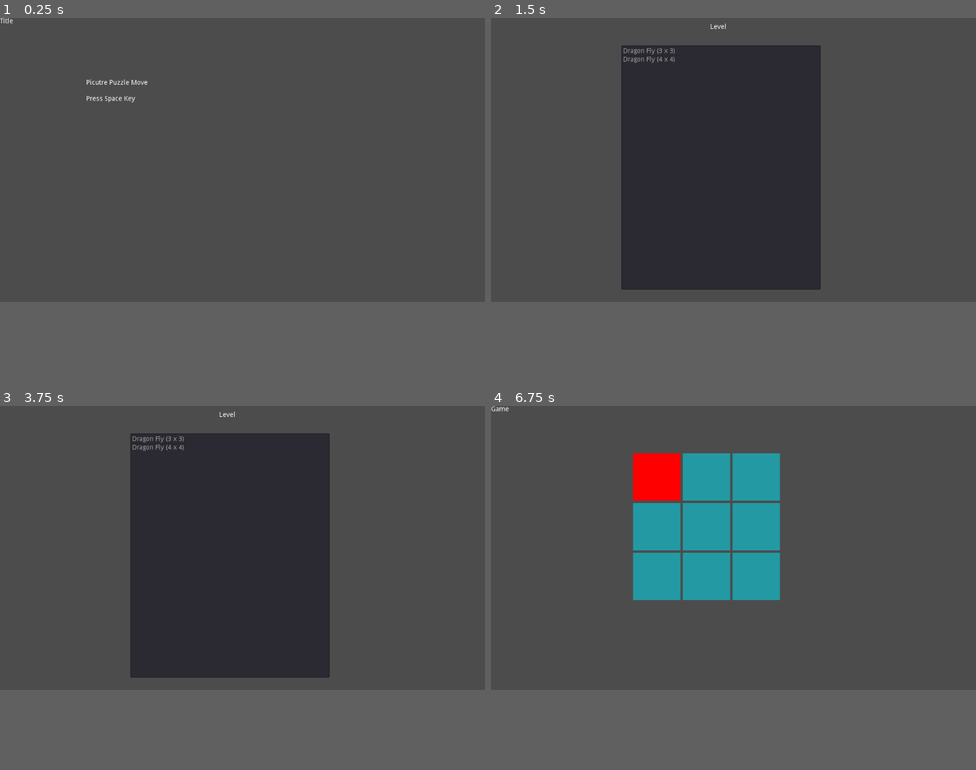
Above: before the commit, frames 1-4 (two rows, left to right).
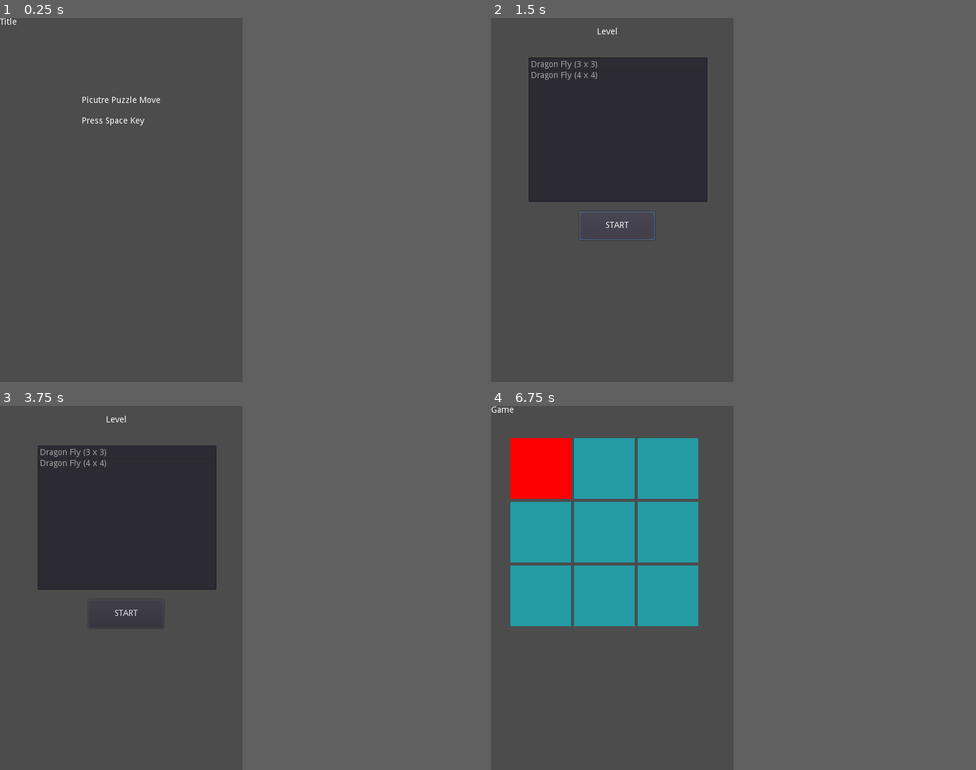
Above: after the commit, the same moments.

Repository: hrk4649/picture_puzzle_move
Game: Godot game, scene res://Main.tscn
Two runs of this game, one before a commit and one after it. Both use one fixed random seed, a clock stepped at 60 frames per second and the inputs below.
Inputs (mouse positions are in pixels of both pictures, inside the frame that each line leads up to):
- Up to frame 1 (0.25 s): no input
- Up to frame 2 (1.5 s): tap Space at 0.5 s; move the mouse to (840, 145) at 0.52 s; hold Right (ui_right) 0.53-1.25 s; hold Enter (ui_accept) 0.53-1.25 s; click (840, 145) at 0.67 s; click (743, 181) at 1.25 s, where only the run after the commit has a clickable "START"
- Up to frame 3 (3.75 s): click (252, 569) at 2 s, where only the run after the commit has a clickable "START"; tap Enter (ui_accept) at 2.75, 3.5 s; drag from (145, 562) to (218, 606) at 2.77 s; move the mouse to (291, 486) at 3.52 s; hold Right (ui_right) from 3.53 s (still down); hold Enter (ui_accept) from 3.53 s (still down); click (291, 486) at 3.67 s
- Up to frame 4 (6.75 s): release Right (ui_right) at 4.25 s; release Enter (ui_accept) at 4.25 s; drag from (709, 606) to (588, 504) at 4.27 s; tap Enter (ui_accept) at 5 s; move the mouse to (879, 591) at 5.02 s; hold Left (ui_left) 5.03-5.75 s; hold Enter (ui_accept) 5.03-5.75 s; click (879, 591) at 5.17 s; drag from (588, 504) to (660, 478) at 5.77 s; move the mouse to (757, 547) at 6.52 s; hold Down (ui_down) from 6.53 s (still down); hold Enter (ui_accept) from 6.53 s (still down); click (757, 547) at 6.67 s
The window is 800x468 before the commit and 400x600 after it. Grey fills any space a smaller window leaves; there, only what the larger window draws over its background counts as a difference.

The runs differ from the first frame. In frame 1, 0.4% of the frame differs, in the area x 0-33%, y 0-30%; in frame 2, 28%, in the area x 7-68%, y 1-75%; in frame 3, 28%; in frame 4, 22%.

Commit message:
can play on Android Chrome

Diff:
--- a/Board.gd
+++ b/Board.gd
@@ -4,6 +4,8 @@
 var num_pieces:int = 9
 
 var piece_size:Vector2 = Vector2(100,100)
+
+var margin = 0.05
 
 # int array
 var pieces:Array = []
@@ -62,14 +64,22 @@
 func get_piece_num(x:int, y:int) -> int:
     return x + get_num_piece_x() * y
 
-func get_display_position(n:int) -> Vector2:
+func get_viewport_position(n:int) -> Vector2:
     return Vector2(get_piece_x(n) * piece_size.x, get_piece_y(n) * piece_size.y)
 
-func get_display_num(point:Vector2) ->int:
+func get_board_position(n:int) -> Vector2:
+    return Vector2(
+        get_piece_x(n) * piece_size.x * (1.0 + margin),
+        get_piece_y(n) * piece_size.y * (1.0 + margin))
+
+func get_board_cursol(n:int) -> Vector2:
+    return Vector2(get_piece_x(n), get_piece_y(n))
+
+func get_board_num(point:Vector2) ->int:
     pass
     var result:int = -1
     for num in range(0, num_pieces):
-        var rect = Rect2(get_display_position(num), piece_size)
+        var rect = Rect2(get_board_position(num), piece_size)
         if rect.has_point(point):
             result = num
             break
--- a/Game.gd
+++ b/Game.gd
@@ -66,6 +66,8 @@
 
     if event.is_action_pressed("ui_accept") and !key_hook:
         key_pressed = true
+    elif event is InputEventMouseButton and event.button_index == BUTTON_LEFT and event.pressed:
+        key_pressed = true
 
     if key_pressed and !key_hook:
         game_state = GameState.PLAY
@@ -79,6 +81,12 @@
 
 func input_play(event):
     pass
+    if event is InputEventKey:
+        return input_play_key(event)
+    elif event is InputEventMouseButton:
+        return input_play_mouse(event)
+
+func input_play_key(event):
 
     var key_pressed = false
 
@@ -104,35 +112,64 @@
         accept_pressed = true
         key_pressed = true
 
-
     if key_pressed and !key_hook:
         pass
-        cursol.x = wrapi(cursol.x + dx, 0, int(sqrt(num_pieces)))
-        cursol.y = wrapi(cursol.y + dy, 0, int(sqrt(num_pieces)))
+        cursol.x = wrapi(cursol.x + dx, 0, board.get_num_piece_x())
+        cursol.y = wrapi(cursol.y + dy, 0, board.get_num_piece_y())
 
         if accept_pressed:
-            if grabbedPiece == null:
-                grabbedPiece = Vector2(cursol)
-                # for debug
-                # game_clear()
-            else:
-                pass
-                # change piece
-                var piece1_idx = board.get_piece_num(grabbedPiece.x, grabbedPiece.y)
-                var piece2_idx = board.get_piece_num(cursol.x, cursol.y)
-                var piece1_value = board.pieces[piece1_idx]
-                var piece2_value = board.pieces[piece2_idx]
-                board.pieces[piece1_idx] = piece2_value
-                board.pieces[piece2_idx] = piece1_value
-                move_pieces()
-                # reset
-                grabbedPiece = null
-                # game clear check
-                if board.is_all_piece_on_correct_place():
-                    game_clear()
+            input_play_select()
+
         print_input()
 
     return key_pressed
+
+func input_play_mouse(event):
+    print("input_play_mouse:position:" +str(event.position) + " global:" + str(event.global_position))
+
+    # assume pressed if index is not BUTTON_LEFT
+    if event.button_index != BUTTON_LEFT:
+        return true
+
+    if event.pressed == false:
+        return false
+
+    var key_pressed = false
+
+    # check which piece is pressed
+    var num = board.get_board_num(event.position - top_left_position)
+    if num != -1:
+        cursol = board.get_board_cursol(num)
+        key_pressed = true
+
+    print("input_play_mouse:num:" +str(num) + " cursol:" + str(cursol))
+
+    if key_pressed and !key_hook:
+        input_play_select()
+
+    return key_pressed
+
+func input_play_select():
+    pass
+    if grabbedPiece == null:
+        grabbedPiece = Vector2(cursol)
+        # for debug
+        # game_clear()
+    else:
+        pass
+        # change piece
+        var piece1_idx = board.get_piece_num(grabbedPiece.x, grabbedPiece.y)
+        var piece2_idx = board.get_piece_num(cursol.x, cursol.y)
+        var piece1_value = board.pieces[piece1_idx]
+        var piece2_value = board.pieces[piece2_idx]
+        board.pieces[piece1_idx] = piece2_value
+        board.pieces[piece2_idx] = piece1_value
+        move_pieces()
+        # reset
+        grabbedPiece = null
+        # game clear check
+        if board.is_all_piece_on_correct_place():
+            game_clear()
 
 func game_clear():
     game_state = GameState.FINISH
@@ -154,6 +191,8 @@
     var key_pressed = false
     if event.is_action_pressed("ui_accept"):
         key_pressed = true
+    elif event is InputEventMouseButton and event.button_index == BUTTON_LEFT and event.pressed:
+        key_pressed = true
 
     if key_pressed and !key_hook:
         print_input()
@@ -196,21 +235,9 @@
         var tr = pieces[i]
         var atlas_tex = AtlasTexture.new()
         atlas_tex.atlas = tex
-        var position = get_picture_position(i)
+        var position = board.get_viewport_position(i)
         atlas_tex.region = Rect2(position, piece_size)
         tr.texture = atlas_tex
-
-func get_initial_position(idx = 0):
-    var num = int(sqrt(num_pieces))
-    var x = (idx % num) * piece_size.x * 1.05
-    var y = int(idx / num) * piece_size.y * 1.05
-    return Vector2(x,y)
-
-func get_picture_position(idx = 0):
-    var num = int(sqrt(num_pieces))
-    var x = (idx % num) * piece_size.x
-    var y = int(idx / num) * piece_size.y
-    return Vector2(x,y)
 
 func init_game(level, num_pieces):
     pass
@@ -232,7 +259,7 @@
     for i in range(0, num_pieces):
         #var tr = TextureRect.new()
         var tr = Piece.instance()
-        var position = get_initial_position(i) + top_left_position
+        var position = board.get_board_position(i) + top_left_position
         tr.set_position(position)
         tr.set_size(piece_size)
 
@@ -246,7 +273,7 @@
     for idx in range(0, num_pieces):
         var idx_p = board.pieces[idx]
         var tr = pieces[idx_p]
-        var position = get_initial_position(idx) + top_left_position
+        var position = board.get_board_position(idx) + top_left_position
         tr.set_position(position)
 
 func stop_game():
--- a/Game.tscn
+++ b/Game.tscn
@@ -20,14 +20,13 @@
 render_target_update_mode = 3
 
 [node name="PieceTopLeft" type="Position2D" parent="."]
-position = Vector2( 300, 100 )
+position = Vector2( 32, 53 )
 
 [node name="GameClear" type="Label" parent="."]
-visible = false
-margin_left = 397.0
-margin_top = 181.0
-margin_right = 520.0
-margin_bottom = 271.0
+margin_left = 131.0
+margin_top = 157.0
+margin_right = 254.0
+margin_bottom = 247.0
 text = "Game Clear"
 __meta__ = {
 "_edit_use_anchors_": false
--- a/Level.gd
+++ b/Level.gd
@@ -20,9 +20,21 @@
     $ItemList.grab_focus()
     #$ItemList.select(0)
 
+func choose_level(index):
+    var level = "dragon_fly"
+    var num_pieces = 9
+    get_parent().change_scene_game(level, num_pieces)
+
+func _on_Button_pressed():
+    pass # Replace with function body.
+    var items = $ItemList.get_selected_items()
+    if items != null and items.size() == 1:
+        $ItemList.unselect_all()
+        var index = items[0]
+        choose_level(index)
+
+
 func _on_ItemList_item_activated(index):
     pass # Replace with function body.
     $ItemList.unselect_all()
-    var level = "dragon_fly"
-    var num_pieces = 9
-    get_parent().change_scene_game(level, num_pieces)
+    choose_level(index)
--- a/Level.tscn
+++ b/Level.tscn
@@ -6,24 +6,37 @@
 script = ExtResource( 1 )
 
 [node name="Label" type="Label" parent="."]
-margin_left = 463.0
-margin_top = 12.0
-margin_right = 503.0
-margin_bottom = 26.0
+margin_left = 175.0
+margin_top = 16.0
+margin_right = 215.0
+margin_bottom = 30.0
 text = "Level"
 __meta__ = {
 "_edit_use_anchors_": false
 }
 
 [node name="ItemList" type="ItemList" parent="."]
-margin_left = 275.0
-margin_top = 58.0
-margin_right = 696.0
-margin_bottom = 574.0
+margin_left = 62.0
+margin_top = 65.0
+margin_right = 357.0
+margin_bottom = 303.0
+focus_next = NodePath("../Button")
 items = [ "Dragon Fly (3 x 3)", null, false, "Dragon Fly (4 x 4)", null, false ]
 allow_reselect = true
 __meta__ = {
 "_edit_use_anchors_": false
 }
 
+[node name="Button" type="Button" parent="."]
+margin_left = 146.0
+margin_top = 319.0
+margin_right = 270.0
+margin_bottom = 366.0
+focus_next = NodePath("../ItemList")
+text = "START"
+__meta__ = {
+"_edit_use_anchors_": false
+}
+
 [connection signal="item_activated" from="ItemList" to="." method="_on_ItemList_item_activated"]
+[connection signal="pressed" from="Button" to="." method="_on_Button_pressed"]
--- a/Title.gd
+++ b/Title.gd
@@ -23,6 +23,8 @@
 
     if event.is_action_pressed("ui_accept"):
         key_pressed = true
+    elif event is InputEventMouseButton and event.button_index == BUTTON_LEFT and event.pressed:
+        key_pressed = true
 
     if key_pressed and !key_hook:
         get_parent().change_scene_level()
--- a/Title.tscn
+++ b/Title.tscn
@@ -14,10 +14,10 @@
 }
 
 [node name="Label2" type="Label" parent="."]
-margin_left = 182.0
-margin_top = 130.0
-margin_right = 222.0
-margin_bottom = 144.0
+margin_left = 135.0
+margin_top = 129.0
+margin_right = 265.0
+margin_bottom = 177.0
 text = "Picutre Puzzle Move
 
 Press Space Key"
--- a/project.godot
+++ b/project.godot
@@ -14,11 +14,30 @@
 run/main_scene="res://Main.tscn"
 config/icon="res://icon.png"
 
+[display]
+
+window/size/width=400
+window/size/resizable=false
+window/stretch/mode="2d"
+window/stretch/aspect="keep"
+
+[input]
+
+ui_accept={
+"deadzone": 0.5,
+"events": [ Object(InputEventKey,"resource_local_to_scene":false,"resource_name":"","device":0,"alt":false,"shift":false,"control":false,"meta":false,"command":false,"pressed":false,"scancode":16777221,"physical_scancode":0,"unicode":0,"echo":false,"script":null)
+, Object(InputEventKey,"resource_local_to_scene":false,"resource_name":"","device":0,"alt":false,"shift":false,"control":false,"meta":false,"command":false,"pressed":false,"scancode":16777222,"physical_scancode":0,"unicode":0,"echo":false,"script":null)
+, Object(InputEventKey,"resource_local_to_scene":false,"resource_name":"","device":0,"alt":false,"shift":false,"control":false,"meta":false,"command":false,"pressed":false,"scancode":32,"physical_scancode":0,"unicode":0,"echo":false,"script":null)
+, Object(InputEventJoypadButton,"resource_local_to_scene":false,"resource_name":"","device":0,"button_index":0,"pressure":0.0,"pressed":false,"script":null)
+ ]
+}
+
 [physics]
 
 common/enable_pause_aware_picking=true
 
 [rendering]
 
+quality/driver/driver_name="GLES2"
 vram_compression/import_etc=true
 environment/default_environment="res://default_env.tres"
